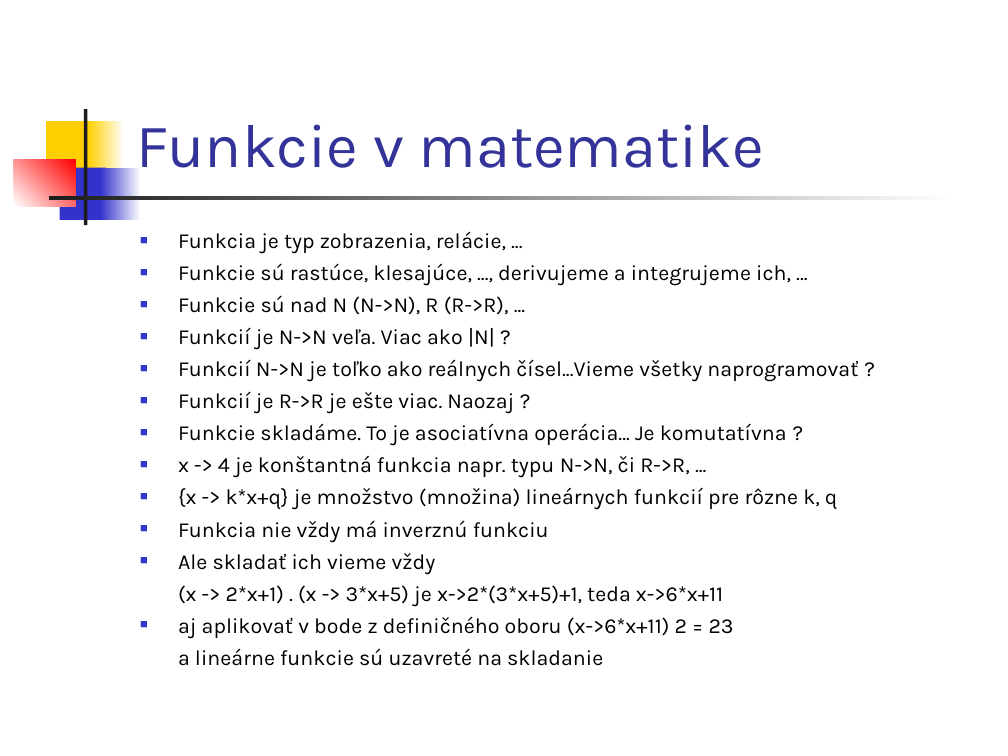
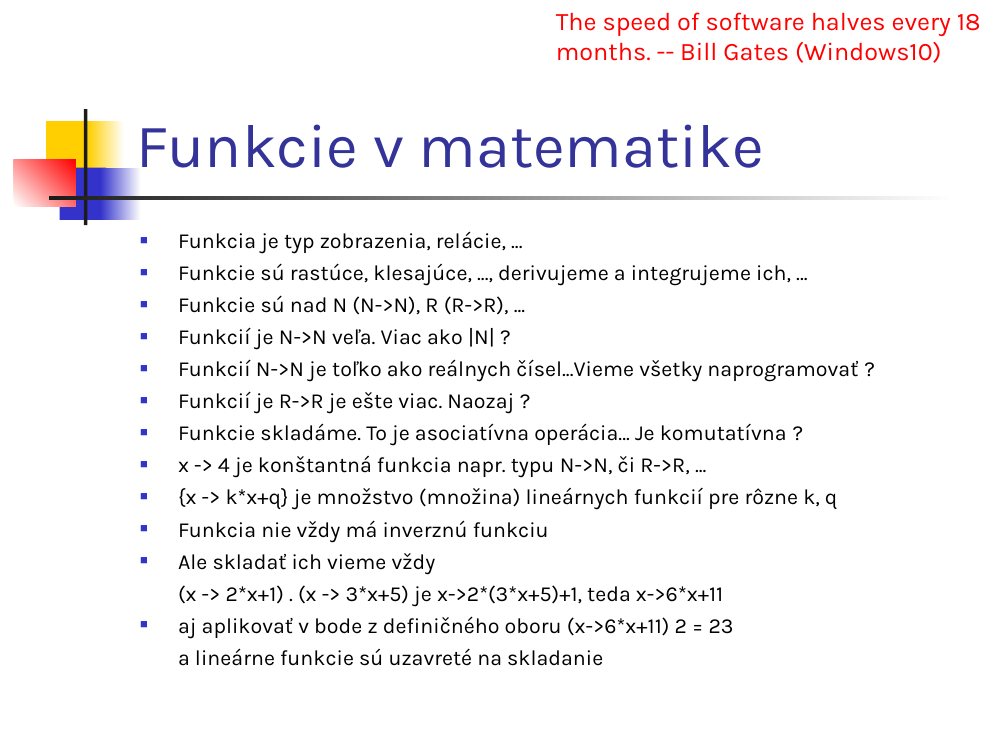
Before and after one commit to Funkcionalne/Prednasky, a slide deck: slide 5 of 01/01_fpro.ppt. Drawn at 1008x756 pixels with LibreOffice and Linux fonts; fonts in the diff are those of the drawing. Boxes give left, top, right and bottom in pixels: in the first picture for what was removed or moved away, otherwise in the second. Text is boxed around its words. In the diff, an @@ line names an element or a change of style, - is before the commit and + after.

```diff
--- a/01/01_fpro.ppt
+++ b/01/01_fpro.ppt
@@ text added at box(556, 12, 981, 63), 18 pt, text #FF0000 @@
+The speed of software halves every 18 months. -- Bill Gates (Windows10)
```
Also in this commit, not shown: 5 other slides changed, 1 other file.
